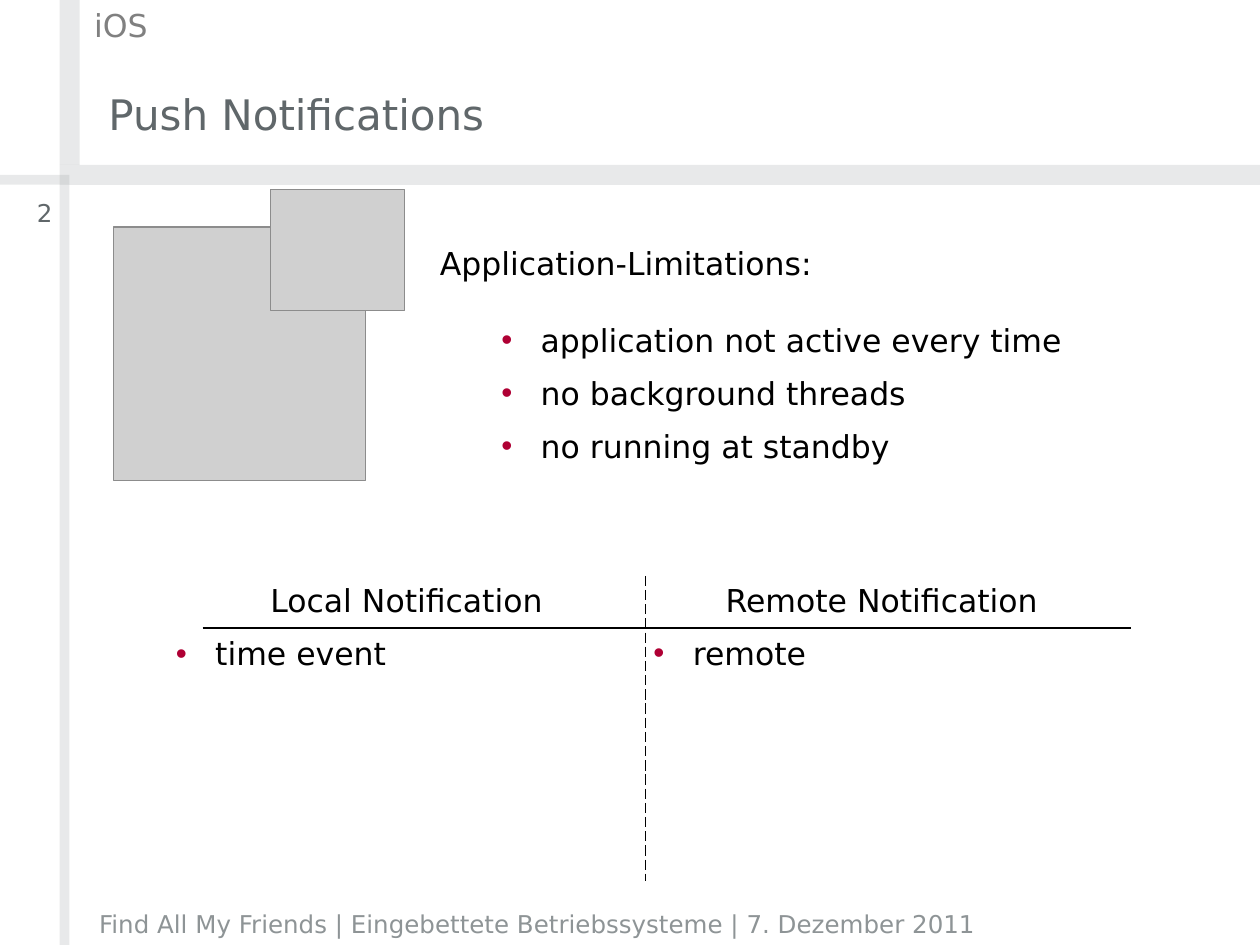
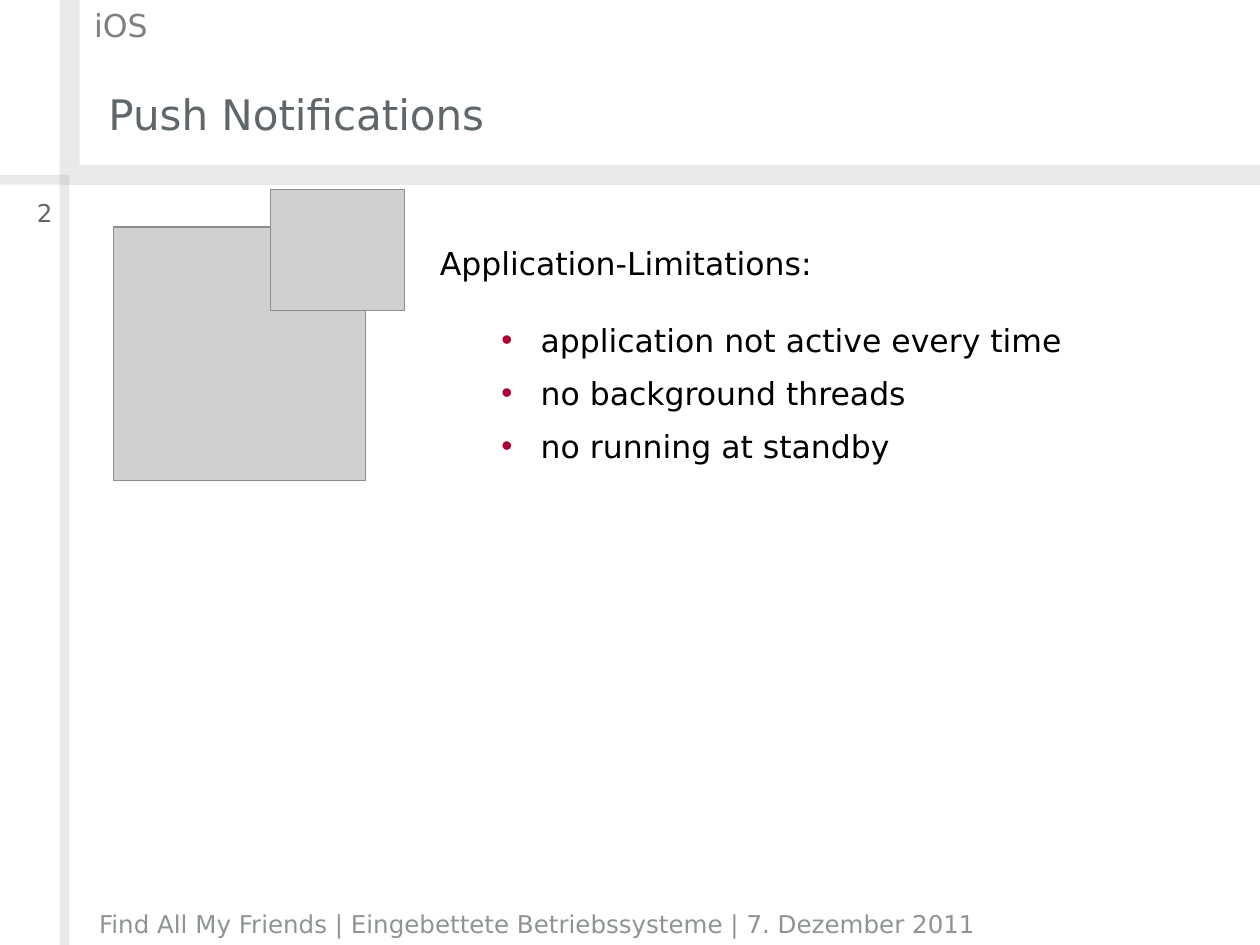
Before and after one commit to timfel/meet4xmas, a slide deck: slide 2 of presentations/End-Projektvorstelltung (Tobias).pptx. Drawn at 1260x945 pixels with LibreOffice and Linux fonts; fonts in the diff are those of the drawing; grey boxes stand for pictures; background and template pictures are left out. Boxes give left, top, right and bottom in pixels: in the first picture for what was removed or moved away, otherwise in the second. Text is boxed around its words. In the diff, an @@ line names an element or a change of style, - is before the commit and + after.

```diff
--- a/presentations/End-Projektvorstelltung (Tobias).pptx
+++ b/presentations/End-Projektvorstelltung (Tobias).pptx
@@ text removed at bbox=[215, 588, 543, 666] @@
-Local Notification
-• time event
@@ line removed from (646, 576) to (646, 881) @@
@@ text removed at bbox=[693, 588, 1038, 666] @@
-Remote Notification
-• remote
@@ line removed from (203, 627) to (1131, 627) @@
```
Also in this commit, not shown: 4 slides added.
